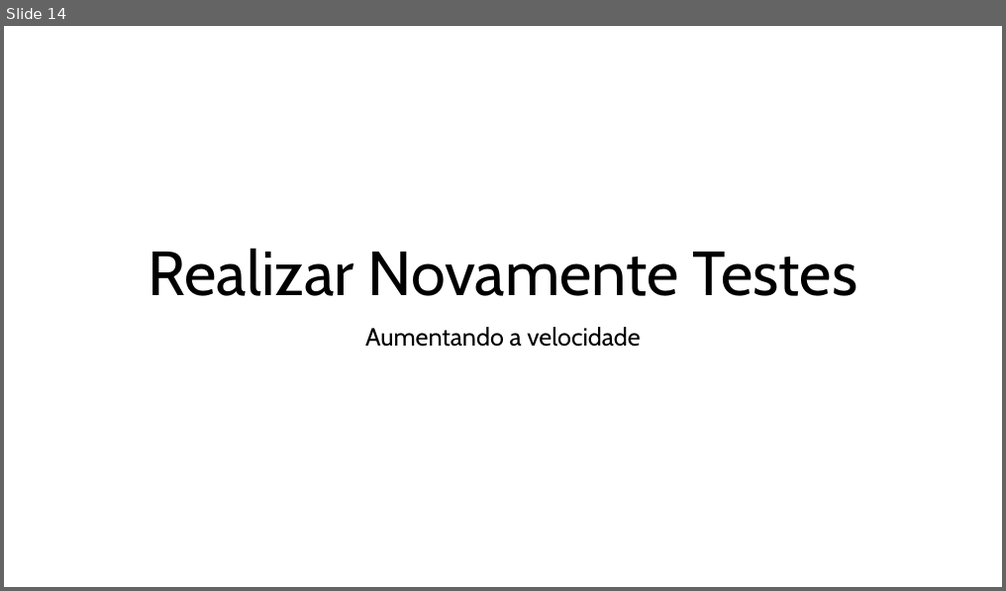
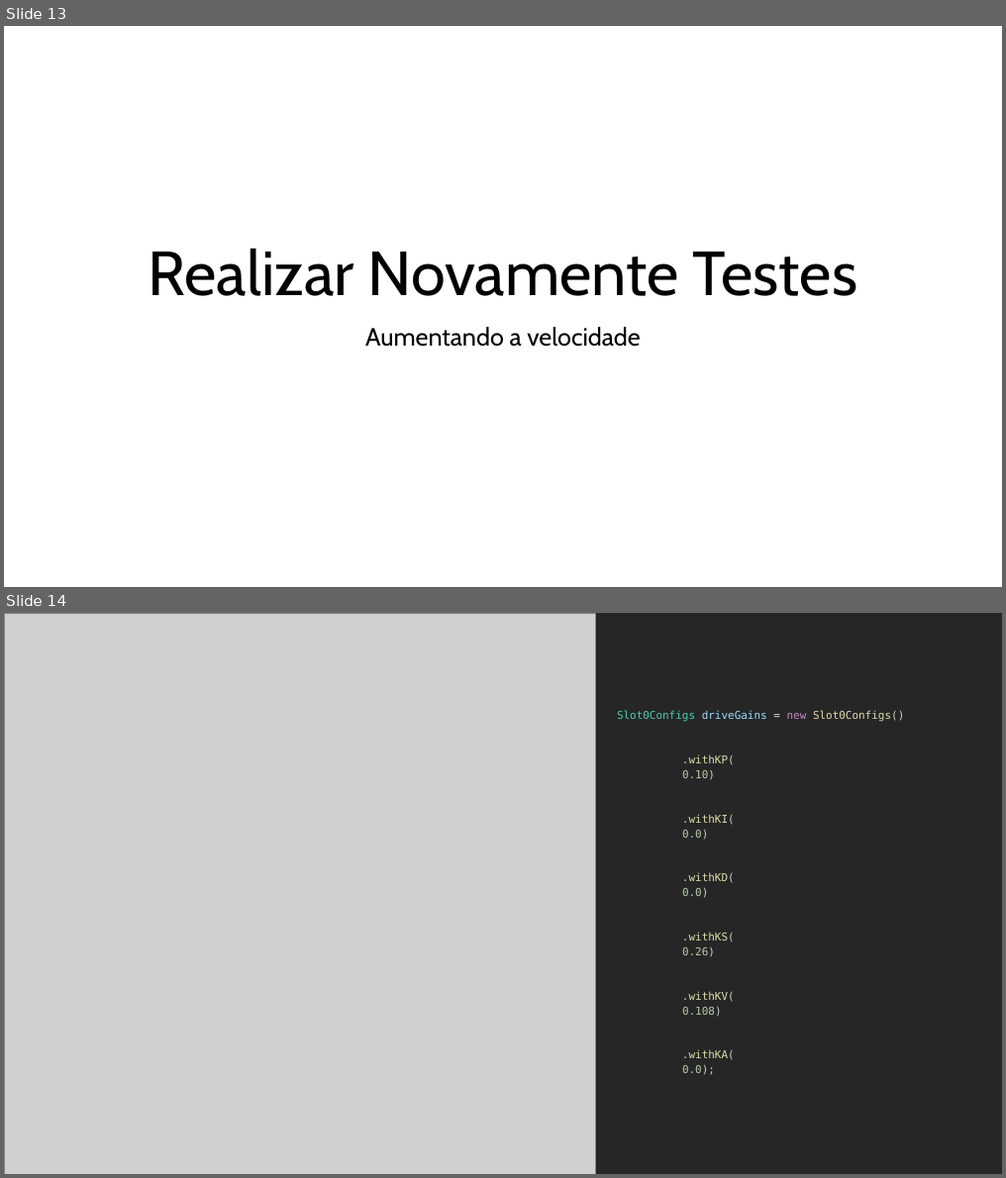
Before and after one commit to fabio-sudo/Tutorial_WPLIB, a slide deck: 4 - Calibração/Lendo Log.pptx. Shown one above the other, each under a label of ours: slide 14 before the commit, slides 13 and 14 after it. The pictures are 1006x591 and 1006x1178 pixels, drawn with LibreOffice and Linux fonts; fonts in the diff are those of the drawing; grey boxes stand for pictures. Boxes give left, top, right and bottom in pixels: in the first picture for what was removed or moved away, otherwise in the second. Text is boxed around its words. In the diff, an @@ line names an element or a change of style, - is before the commit and + after.

```diff
--- a/4 - Calibração/Lendo Log.pptx
+++ b/4 - Calibração/Lendo Log.pptx
@@ slide 14 added at [4,613,1002,1174], background #262626 @@
@@ picture added at [4,613,595,1174] @@
@@ text added at [617,711,904,1075], 10.5 pt, text #DCDCAA @@
+Slot0Configs driveGains = new Slot0Configs()
+.withKP(
+0.10)
+.withKI(
+0.0)
+.withKD(
+0.0)
+.withKS(
+0.26)
+.withKV(
+0.108)
+.withKA(
+0.0);
@@ what was slide 14 is now slide 13 @@
```
Also in this commit, not shown: 1 slide changed, 1 other slide added, 1 slide removed, 24 other files.
